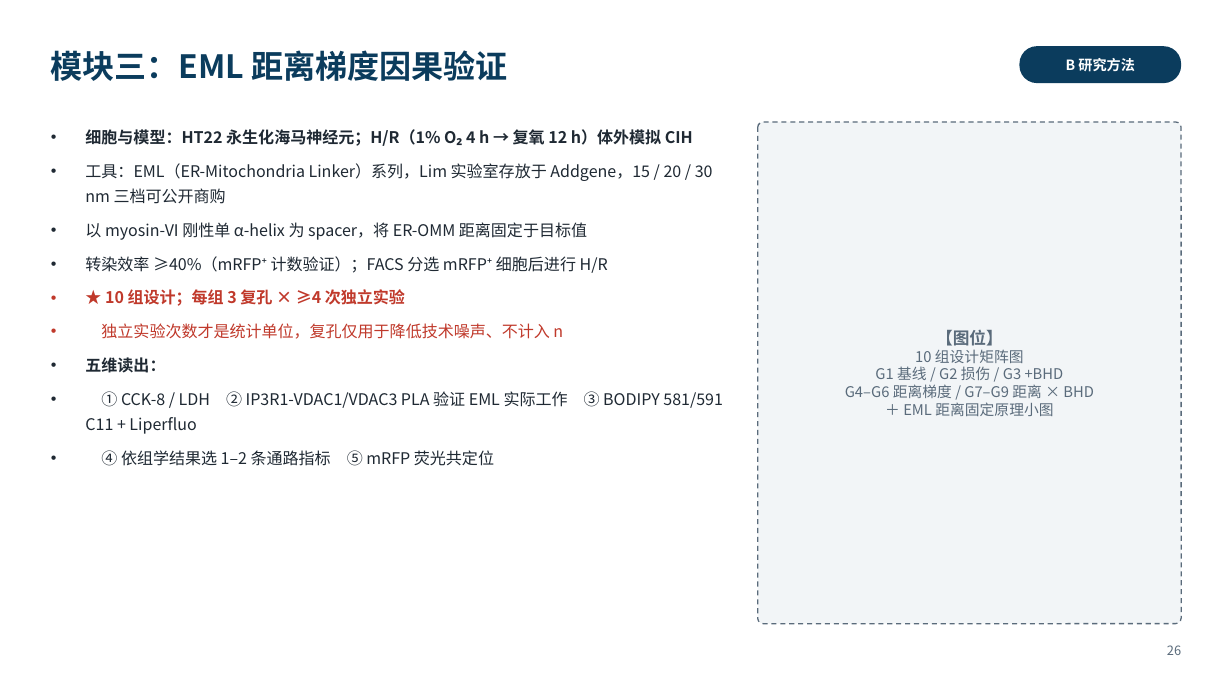
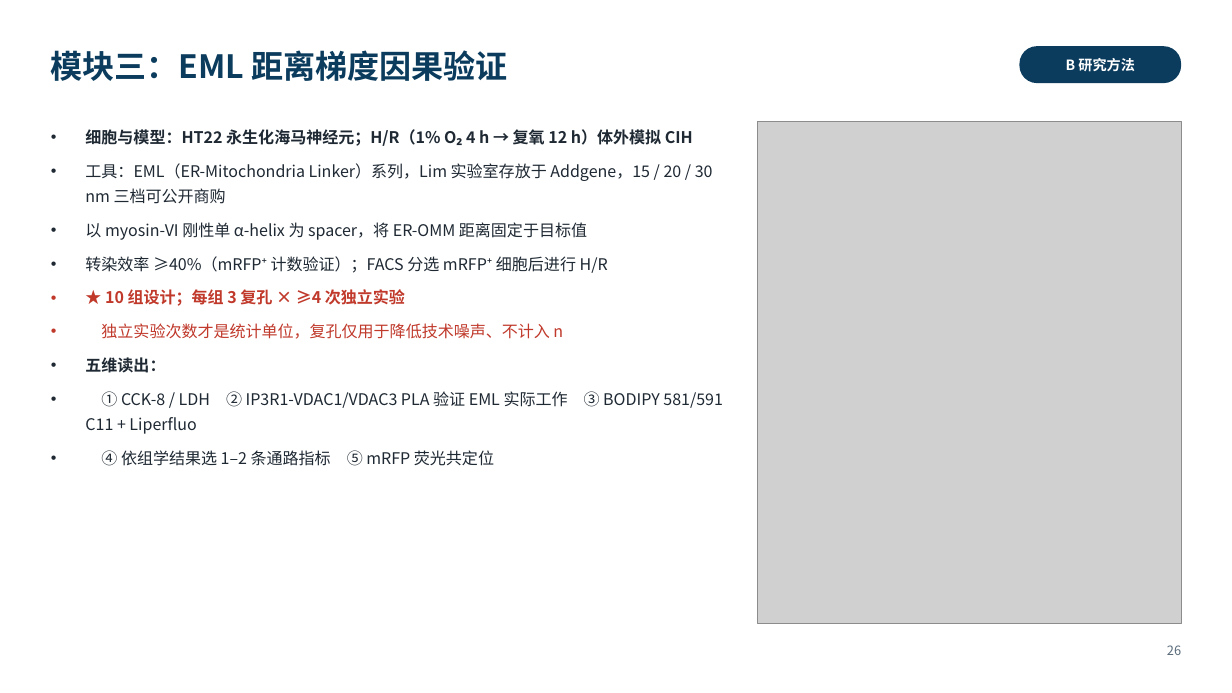
Before and after one commit to xoaiquynhanh17228kk-sketch/test, a slide deck: slide 26 of 开题报告_骨架.pptx. Drawn at 1232x693 pixels with LibreOffice and Linux fonts; fonts in the diff are those of the drawing; grey boxes stand for pictures. Boxes give left, top, right and bottom in pixels: in the first picture for what was removed or moved away, otherwise in the second. Text is boxed around its words. In the diff, an @@ line names an element or a change of style, - is before the commit and + after.

```diff
--- a/开题报告_骨架.pptx
+++ b/开题报告_骨架.pptx
@@ rounded rectangle removed at (758,122,1181,624) @@
@@ picture added at (758,122,1181,624) @@
@@ text removed at (845,330,1094,416) @@
-【图位】
-10 组设计矩阵图
-G1 基线 / G2 损伤 / G3 +BHD
-G4–G6 距离梯度 / G7–G9 距离 × BHD
-＋ EML 距离固定原理小图
```
Also in this commit, not shown: 22 other slides changed, 26 other files.
